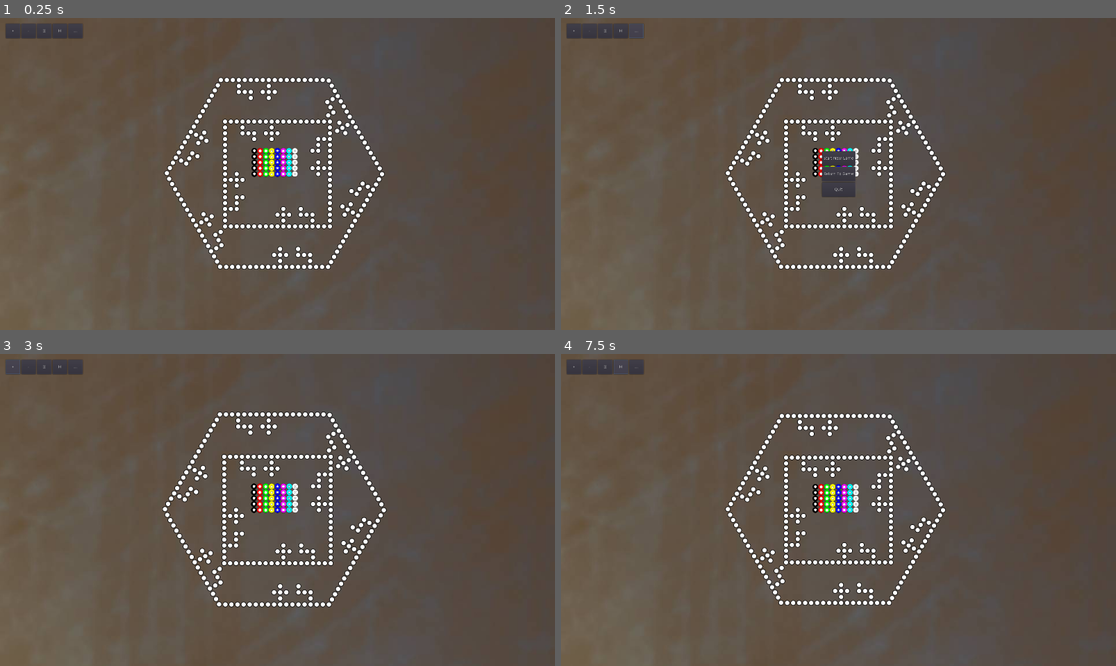
Above: before the commit, frames 1-4 (two rows, left to right).
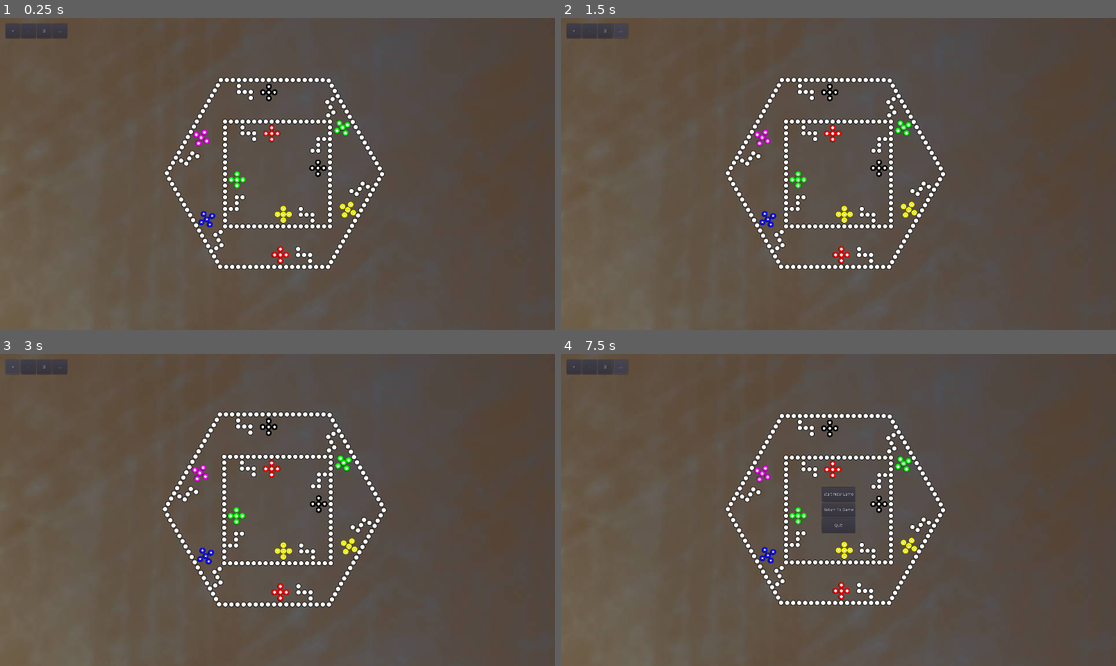
Above: after the commit, the same moments.

Repository: marshallcouch/joker
Game: Godot game, scene res://scenes/Table.tscn
Same seed, same stepped clock (60 frames per second), same inputs: the game is played once before the commit and once after it.
Inputs (mouse positions are in pixels of both pictures, inside the frame that each line leads up to):
- Up to frame 1 (0.25 s): no input
- Up to frame 2 (1.5 s): click (622, 30) at 0.5 s, where only the run before the commit has a clickable "H"; click "..." at 1.25 s
- Up to frame 3 (3 s): click (277, 494) at 2 s, where only the run before the commit has a clickable "Start New Game"; click "+" at 2.75 s
- Up to frame 4 (7.5 s): click "-" at 3.5 s; click "][" at 4.25 s; click "+" at 5 s; click "-" at 5.75 s; click "][" at 6.5 s; click (622, 366) at 7.25 s, where only the run before the commit has a clickable "H"

The runs differ from the first frame. In frame 1, 1.4% of the frame differs, in the area x 10-65%, y 1-79%; in frame 2, 1.9%; in frame 3, 1.5%; in frame 4, 1.9%.

Commit message:
updated to automatically places pieces in right spots from json. fixed a bug with the camera collision area

Diff:
--- /dev/null
+++ b/assets/json/piece_locations.tres
@@ -0,0 +1,72 @@
+[gd_resource type="Resource" format=2]
+{
+	"4_player": [
+		[
+			[140, -20],
+			[140, 0],
+			[140, -40],
+			[120, -20],
+			[160, -20]
+		],[
+			[-20,-140],
+			[-20,-120],
+			[-20,-160],
+			[-40,-140],
+			[0,-140]
+		],[
+			[-140,20],
+			[-140,40],
+			[-140,0],
+			[-160,20],
+			[-120,20]
+		],[
+			[20,140],
+			[20,160],
+			[20,120],
+			[0,140],
+			[40,140]
+		]
+	],
+	"6_player": [
+		[
+			[-30,-282],
+			[-30,-262],
+			[-30,-302],
+			[-50,-282],
+			[-10,-282]
+		],[
+			[10,280],
+			[10,300],
+			[10,260],
+			[-10,280],
+			[30,280]
+		],[
+			[214,-176],
+			[225,-161],
+			[206,-150],
+			[242,-170],
+			[235,-142]
+		],[
+			[253,106],
+			[243,124],
+			[262,134],
+			[232,142],
+			[225,113]
+		],[
+			[-263,167],
+			[-244,157],
+			[-234,175],
+			[-226,145],
+			[-255,138]
+		],[
+			[-253,-144],
+			[-281,-136],
+			[-264,-126],
+			[-245,-114],
+			[-273,-106]
+		]
+
+
+	]
+}
+[resource]
--- a/project.godot
+++ b/project.godot
@@ -40,7 +40,6 @@
 [autoload]
 
 Clicker="*res://src/clicker.gd"
-Nakama="*res://src/nakama/Nakama.gd"
 
 [display]
 
--- a/scenes/Camera.tscn
+++ b/scenes/Camera.tscn
@@ -4,24 +4,24 @@
 [ext_resource path="res://scenes/CameraArea.gd" type="Script" id=2]
 
 [sub_resource type="RectangleShape2D" id=1]
-extents = Vector2( 192.25, 54 )
+extents = Vector2( 2.0625, 2.5 )
 
 [node name="Camera" type="Camera2D"]
 current = true
 script = ExtResource( 1 )
 
 [node name="Area2D" type="Area2D" parent="."]
-visible = false
 script = ExtResource( 2 )
 
 [node name="CollisionShape2D" type="CollisionShape2D" parent="Area2D"]
-position = Vector2( 145, 26 )
+position = Vector2( 94.9375, 68.5 )
+z_index = -100
 shape = SubResource( 1 )
 
 [node name="ActionPanel" type="CanvasLayer" parent="."]
 
 [node name="HBoxContainer" type="HBoxContainer" parent="ActionPanel"]
-margin_right = 266.0
+margin_right = 212.0
 margin_bottom = 50.0
 grow_horizontal = 2
 
@@ -47,19 +47,11 @@
 rect_min_size = Vector2( 50, 50 )
 text = "]["
 
-[node name="HandButton" type="Button" parent="ActionPanel/HBoxContainer"]
+[node name="ActionButtonMenu" type="Button" parent="ActionPanel/HBoxContainer"]
 margin_left = 162.0
 margin_right = 212.0
 margin_bottom = 50.0
 rect_min_size = Vector2( 50, 50 )
-text = "H"
-
-[node name="ActionButtonMenu" type="Button" parent="ActionPanel/HBoxContainer"]
-margin_left = 216.0
-margin_right = 266.0
-margin_bottom = 50.0
-rect_min_size = Vector2( 50, 50 )
-rect_pivot_offset = Vector2( 62, 20 )
 text = "..."
 
 [node name="AboutPopup" type="Popup" parent="ActionPanel/HBoxContainer/ActionButtonMenu"]
@@ -117,5 +109,4 @@
 [connection signal="button_down" from="ActionPanel/HBoxContainer/ZoomOut" to="." method="_on_move_button_down" binds= [ "zoom_out" ]]
 [connection signal="button_up" from="ActionPanel/HBoxContainer/ZoomOut" to="." method="_on_move_button_up"]
 [connection signal="pressed" from="ActionPanel/HBoxContainer/RecenterButton" to="." method="_on_recenter_button_pressed"]
-[connection signal="pressed" from="ActionPanel/HBoxContainer/HandButton" to="." method="_on_HandButton_pressed"]
 [connection signal="pressed" from="ActionPanel/HBoxContainer/ActionButtonMenu" to="." method="_on_ActionButtonMenu_pressed"]
--- a/scenes/Table.tscn
+++ b/scenes/Table.tscn
@@ -16,6 +16,7 @@
 
 [node name="Sprite" type="Sprite" parent="TableBackground"]
 scale = Vector2( 2, 2 )
+z_index = -100
 texture = ExtResource( 5 )
 
 [node name="Boards" type="Node" parent="."]
@@ -42,6 +43,10 @@
 [node name="Controls" type="Node" parent="."]
 
 [node name="Camera" parent="Controls" instance=ExtResource( 2 )]
+z_index = -1000
+
+[node name="CollisionShape2D" parent="Controls/Camera/Area2D" index="0"]
+position = Vector2( 4.875, 17 )
 
 [node name="StartMenu" type="CanvasLayer" parent="Controls"]
 layer = 2
--- a/src/table.gd
+++ b/src/table.gd
@@ -11,7 +11,6 @@
 func _set_onready_variables() ->void:
 	start_menu = $Controls/StartMenu
 	start_panel = $Controls/StartMenu/StartMenuPanel
-	start_menu_vbox = $Controls/StartMenu/StartMenuPanel/StartMenuVbox
 	pieces = $Pieces
 	camera = $Controls/Camera
 	start_game_button = $Controls/StartMenu/StartMenuVbox/StartGameButton
@@ -53,14 +52,26 @@
 	for p in $Pieces.get_children():
 		$Pieces.remove_child(p)
 	#load pieces
-	for i in 8:
+	var file = File.new()
+	file.open("res://assets/json/piece_locations.tres",File.READ)
+	var piece_locations = file.get_as_text()
+	piece_locations = piece_locations.replace("[gd_resource type=\"Resource\" format=2]","").replace("[resource]","")
+	var positions = JSON.parse(piece_locations).result
+
+	for i in 4:
 		for j in 5:
 			var piece = piece_preload.instance()
 			pieces.add_child(piece)
 			piece.set_base_color(i).set_icon_color(7).scale_piece(Vector2(1,1)).set_icon(i+1)
-			piece.position = Vector2(-100+(1+i)*20,-100+(1+j)*20)
+			piece.position = Vector2(positions["4_player"][i][j][0],positions["4_player"][i][j][1])
 			piece.connect("new_position",self,"_update_piece_position")
-			#print(piece)
+	for i in 6:
+		for j in 5:
+			var piece = piece_preload.instance()
+			pieces.add_child(piece)
+			piece.set_base_color(i).set_icon_color(7).scale_piece(Vector2(1,1)).set_icon(i+1)
+			piece.position = Vector2(positions["6_player"][i][j][0],positions["6_player"][i][j][1])
+			piece.connect("new_position",self,"_update_piece_position")
 
 
 func _input(event) -> void:
